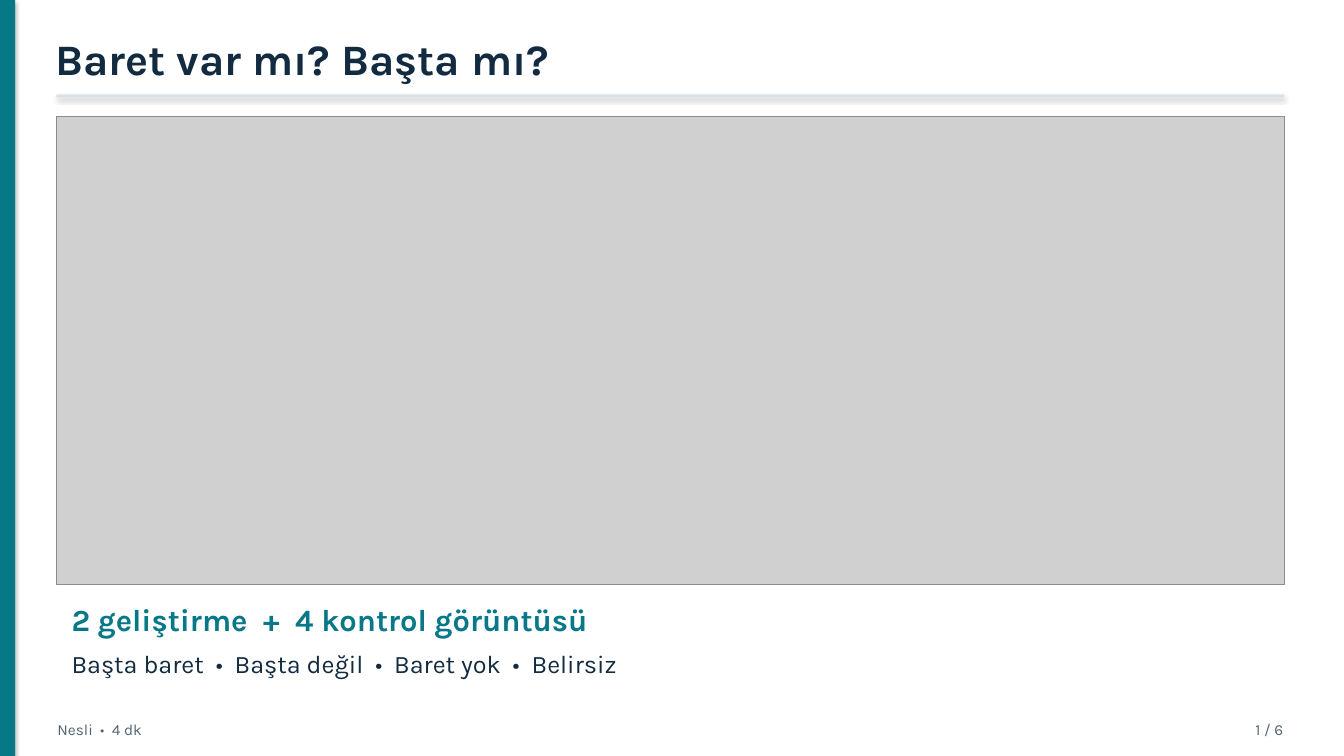
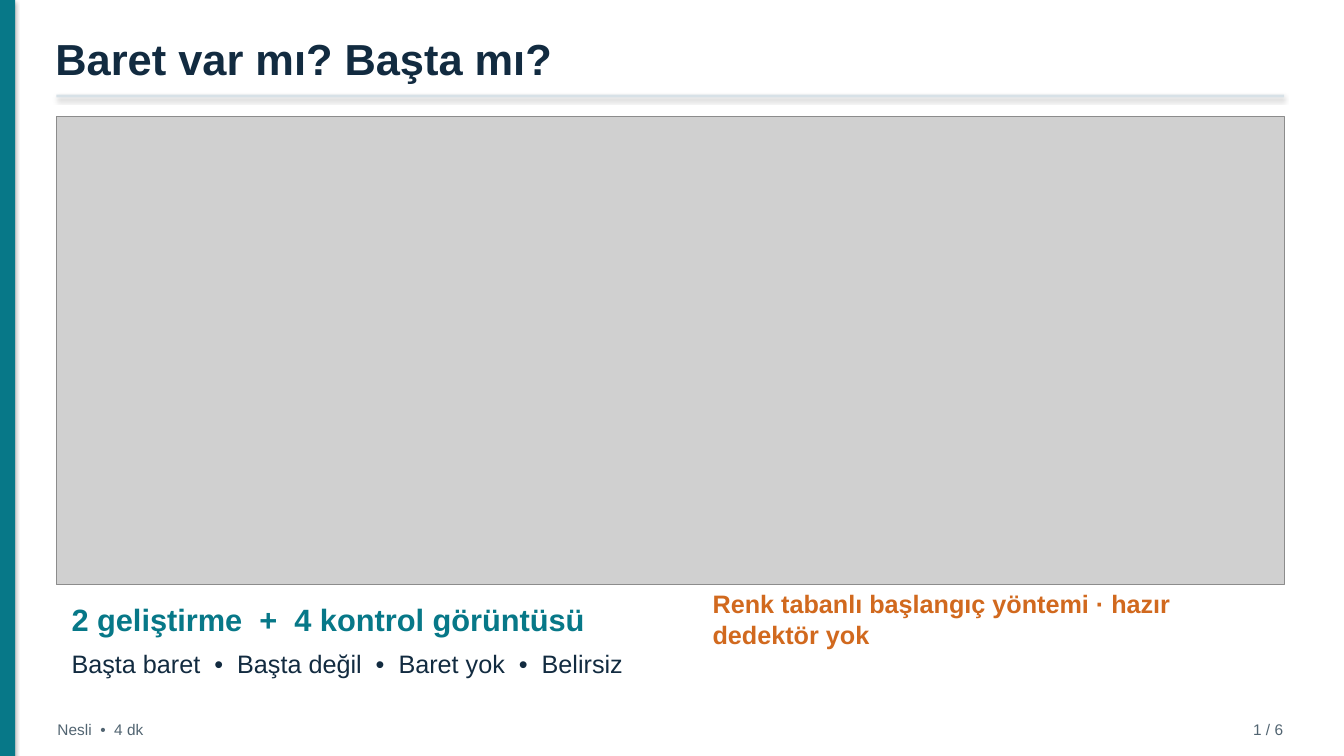
Before and after one commit to mderviskocar/barettespiti, a slide deck: slide 1 of sunum/baret_tespiti_sunum.pptx. Drawn at 1344x756 pixels with LibreOffice and Linux fonts; fonts in the diff are those of the drawing; grey boxes stand for pictures. Boxes give left, top, right and bottom in pixels: in the first picture for what was removed or moved away, otherwise in the second. Text is boxed around its words. In the diff, an @@ line names an element or a change of style, - is before the commit and + after.

Commit message:
Sunum: PDF'e uyum düzeltmeleri (sonuç tablosu slaytı, yöntem adı, tam karar kuralı, yanlış alarmın nedeni ve sonraki kontrol, ondalık virgül, Arial yazı tipi)

```diff
--- a/sunum/baret_tespiti_sunum.pptx
+++ b/sunum/baret_tespiti_sunum.pptx
@@ text added at box(713, 594, 1170, 649), 18 pt, text #D1691E, bold @@
+Renk tabanlı başlangıç yöntemi · hazır dedektör yok
@@ font Karla to Arial in 5 elements at box(55, 44, 552, 83), box(57, 724, 143, 735), box(1253, 724, 1284, 735), box(72, 608, 585, 636), box(72, 654, 623, 679) @@
```
Also in this commit, not shown: 5 other slides changed, 5 other files.
